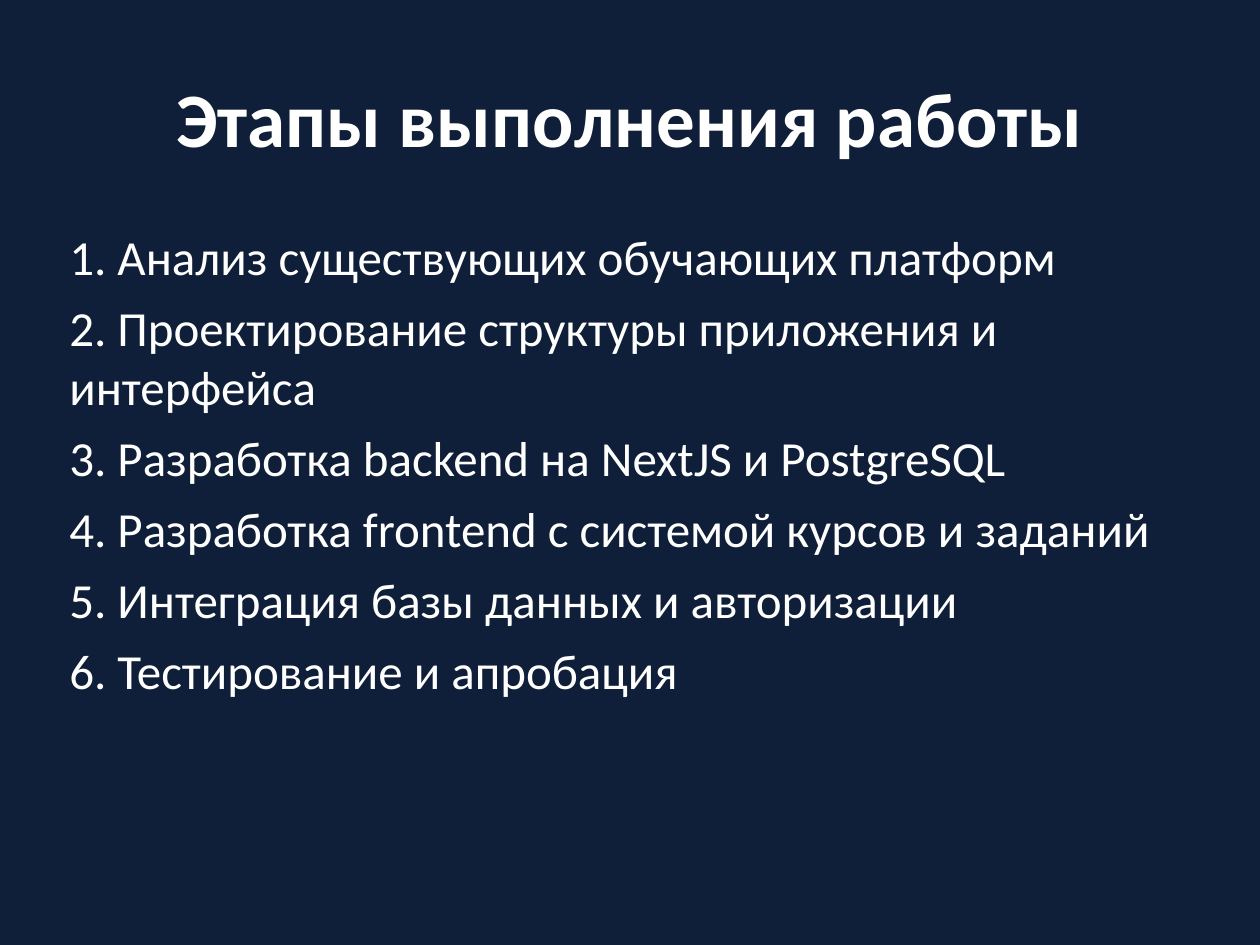
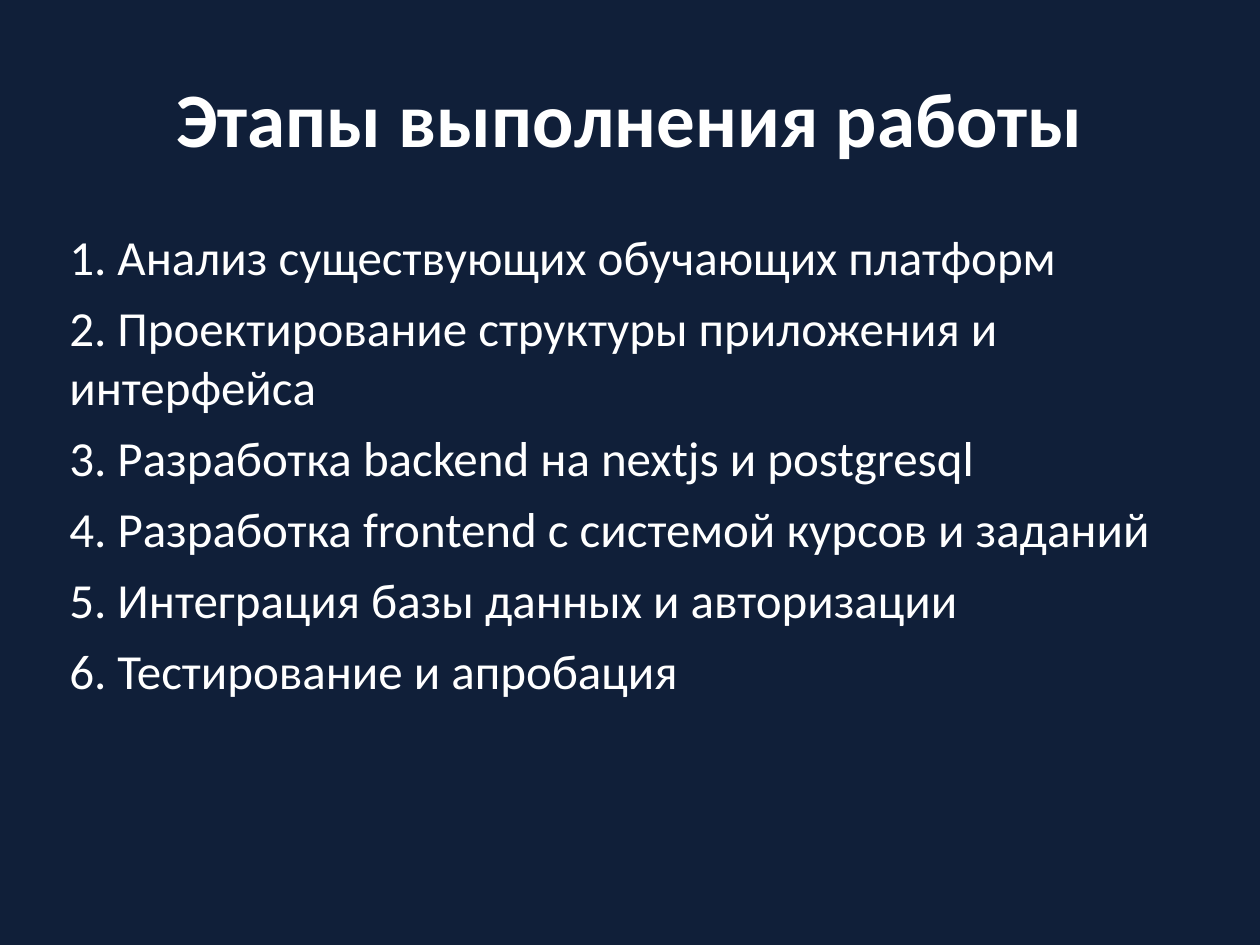
Before and after one commit to Dev-PGVAA/Safe-Net, a slide deck: slide 6 of project - info/Презентация SafeNet.pptx. Drawn at 1260x945 pixels with LibreOffice and Linux fonts; fonts in the diff are those of the drawing. Boxes give left, top, right and bottom in pixels: in the first picture for what was removed or moved away, otherwise in the second. Text is boxed around its words. In the diff, an @@ line names an element or a change of style, - is before the commit and + after.

```diff
--- a/project - info/Презентация SafeNet.pptx
+++ b/project - info/Презентация SafeNet.pptx
@@ text at (69, 442, 973, 485): text changed @@
-3. Разработка backend на NextJS и PostgreSQL
+3. Разработка backend на nextjs и postgresql
```
Also in this commit, not shown: 7 other slides changed, 6 other files.
